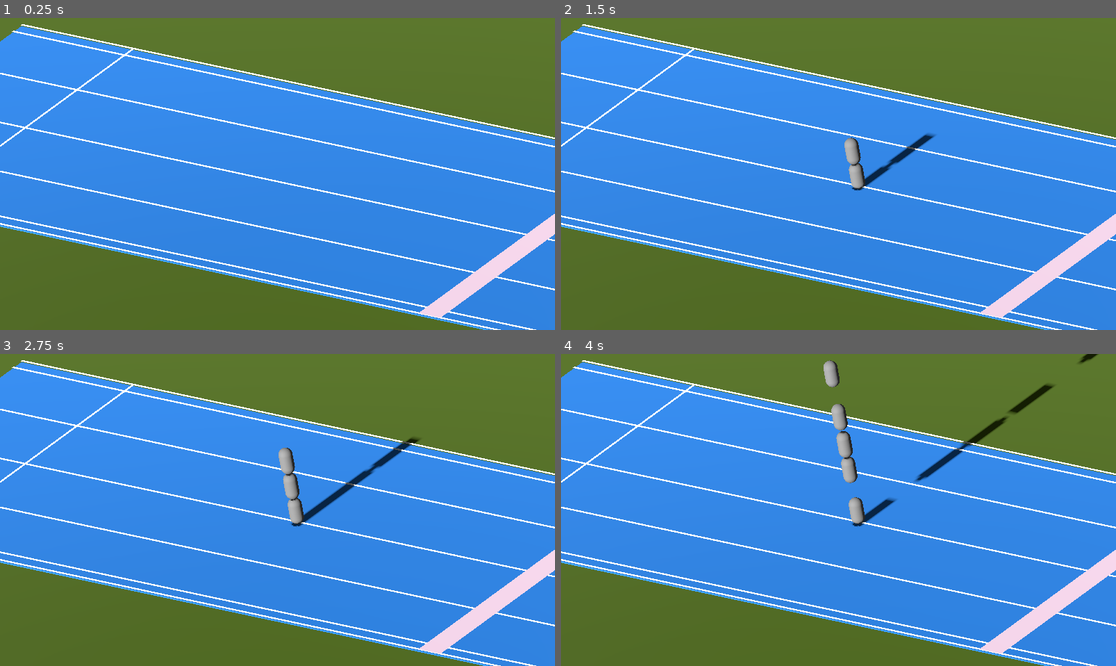
Above: before the commit, frames 1-4 (two rows, left to right).
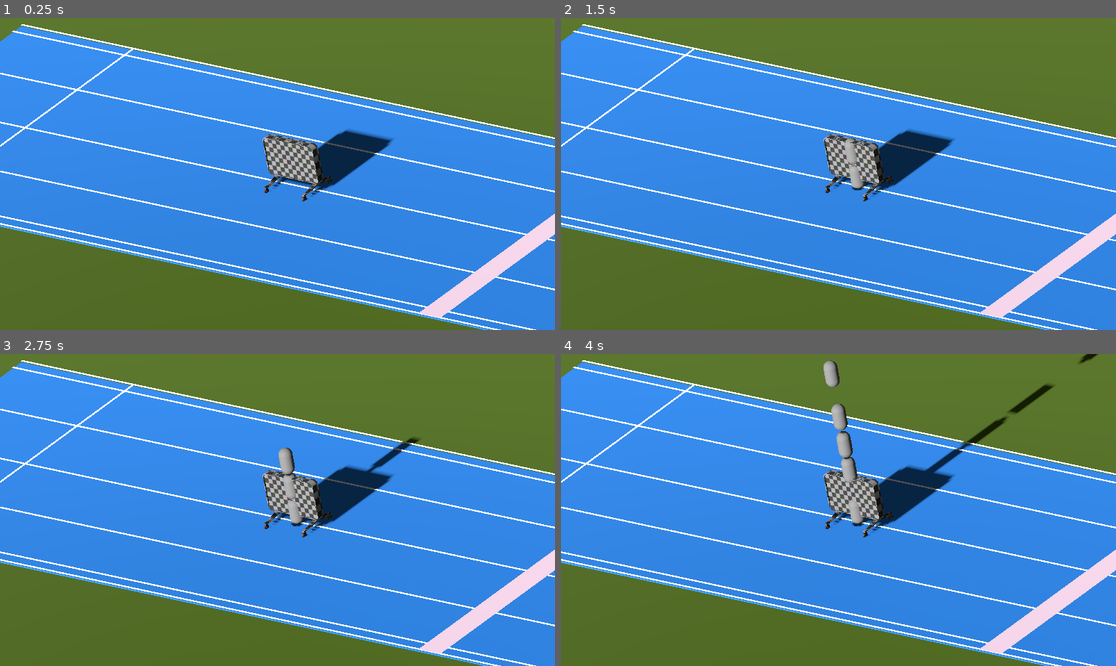
Above: after the commit, the same moments.

Repository: chevvy/sins_of_Father
Game: Godot game, scene res://main.tscn
Same seed, same stepped clock (60 frames per second), same inputs: the game is played once before the commit and once after it.
Inputs:
- Up to frame 1 (0.25 s): no input
- Up to frame 2 (1.5 s): tap Enter (ui_accept) at 0.5, 0.77 s; tap Space (interact_4) at 0.6, 1.35 s
- Up to frame 3 (2.75 s): tap Enter (ui_accept) at 1.52 s; tap Space (interact_4) at 2.1 s
- Up to frame 4 (4 s): tap Space (interact_4) at 2.85, 3.6 s; tap Enter (ui_accept) at 3.02, 3.77 s

The runs differ from the first frame. In frame 1, 2.9% of the frame differs, in the area x 47-71%, y 35-59%; in frame 2, 2.5%; in frame 3, 2.5%; in frame 4, 2.7%.

Commit message:
clock
adjustement

Diff:
--- /dev/null
+++ b/Environment/Clock/Clock.tscn
@@ -0,0 +1,7 @@
+[gd_scene load_steps=2 format=3 uid="uid://c1oh5ybft5iqd"]
+
+[ext_resource type="PackedScene" uid="uid://dpdv1s07eekkr" path="res://ImportedAssets/Clock/Clock.glb" id="1_rtp5v"]
+
+[node name="Clock" type="Node3D"]
+
+[node name="ClockAsset" parent="." instance=ExtResource("1_rtp5v")]
--- a/Environment/WorldEnvironment.tscn
+++ b/Environment/WorldEnvironment.tscn
@@ -8,7 +8,6 @@
 
 [node name="DirectionalLight3D" type="DirectionalLight3D" parent="."]
 transform = Transform3D(1, 0, 0, 0, 0.924799, 0.380457, 0, -0.380457, 0.924799, 0, 0, 0)
-light_color = Color(1, 1, 1, 1)
 shadow_enabled = true
 
 [node name="ReflectionProbe" type="Node3D" parent="."]
--- a/main.tscn
+++ b/main.tscn
@@ -1,9 +1,10 @@
-[gd_scene load_steps=5 format=3 uid="uid://d0lhsaljjxagk"]
+[gd_scene load_steps=6 format=3 uid="uid://d0lhsaljjxagk"]
 
 [ext_resource type="PackedScene" uid="uid://dfihjb47icua3" path="res://Environment/ground.tscn" id="1_lax2e"]
 [ext_resource type="PackedScene" uid="uid://b2bxoaditrw1i" path="res://Environment/WorldEnvironment.tscn" id="3_07i0q"]
 [ext_resource type="PackedScene" uid="uid://dtsr5n0n2w4jj" path="res://Environment/Track.tscn" id="3_h0ngw"]
 [ext_resource type="PackedScene" uid="uid://dstr5dso05ljk" path="res://Player/Input/PlayerInputSystems.tscn" id="3_vkeb7"]
+[ext_resource type="PackedScene" uid="uid://c1oh5ybft5iqd" path="res://Environment/Clock/Clock.tscn" id="5_8oghq"]
 
 [node name="Main" type="Node"]
 
@@ -15,3 +16,5 @@
 [node name="track" parent="." instance=ExtResource("3_h0ngw")]
 
 [node name="world_environment" parent="." instance=ExtResource("3_07i0q")]
+
+[node name="Clock" parent="." instance=ExtResource("5_8oghq")]
Binary file added: ImportedAssets/Clock/Clock.glb
Not shown, added: ImportedAssets/Clock/Clock.glb.import
Binary file added: ImportedAssets/Clock/Clock_TT_checker_512x512_UV_GRID.png
Not shown, added: ImportedAssets/Clock/Clock_TT_checker_512x512_UV_GRID.png.import
Not shown: 1 places in Player/Player.tscn that only renumber resources
